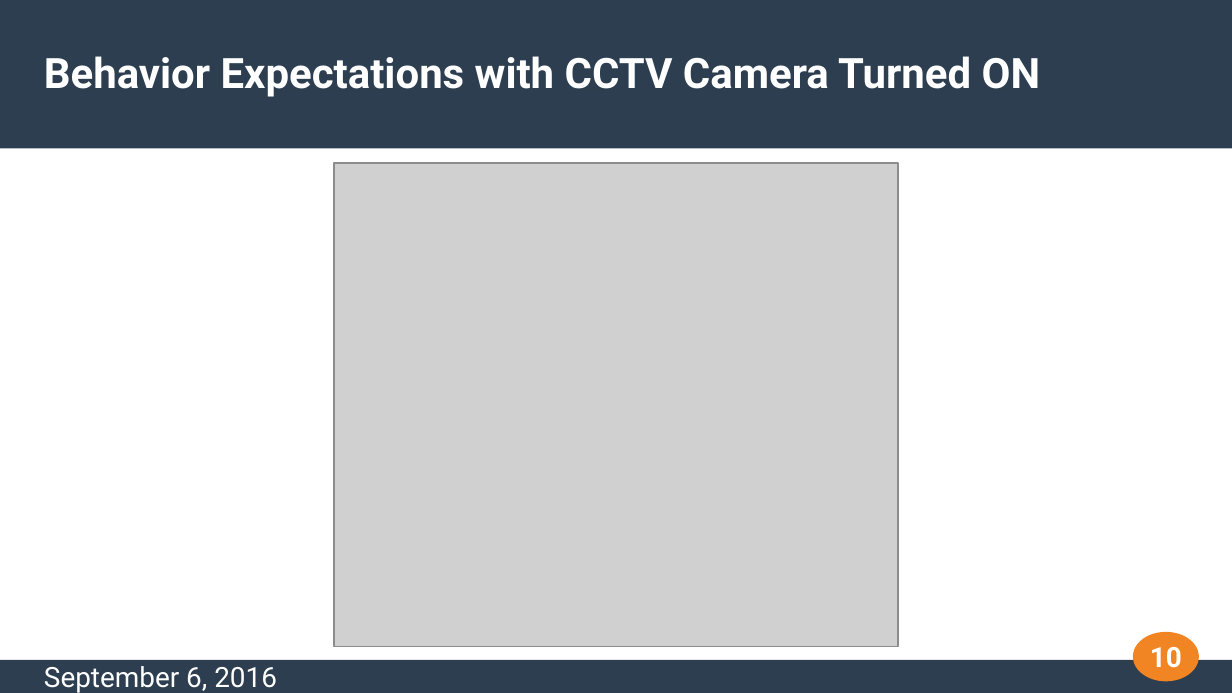
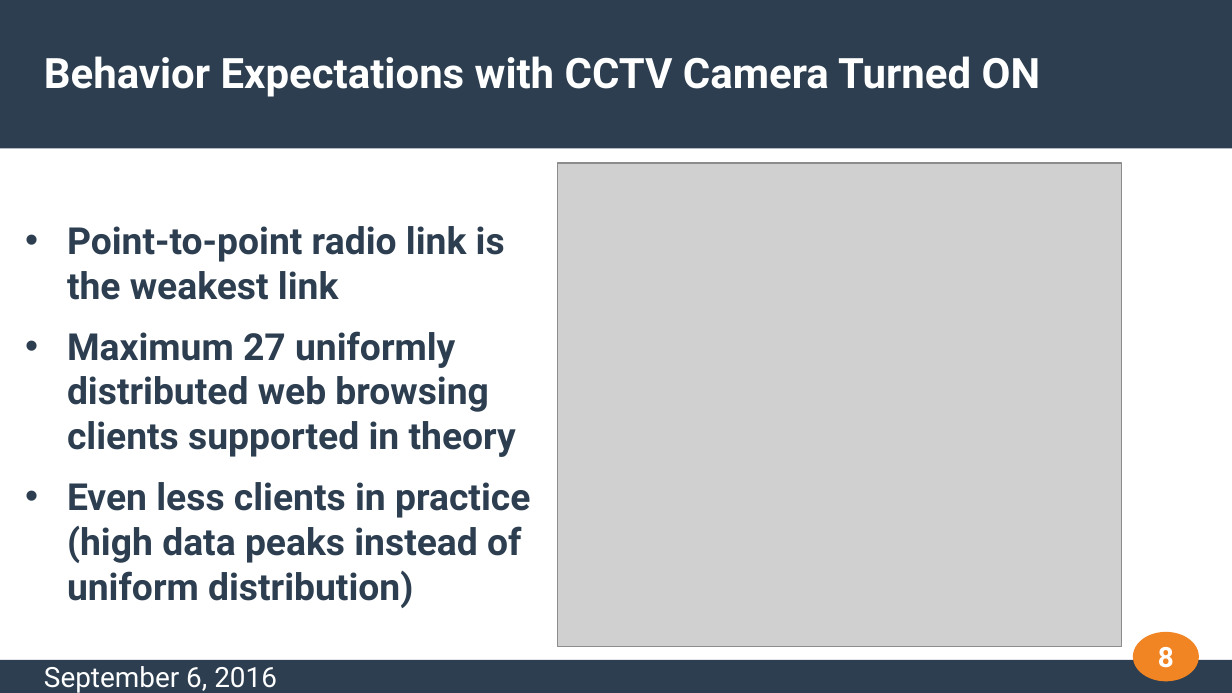
Before and after one commit to danploeger/omnetpp_university_network, a slide deck: slide 8 of Final_task/documentation/Presentation/presentation.pptx (slide 10 before the commit). Drawn at 1232x693 pixels with LibreOffice and Linux fonts; fonts in the diff are those of the drawing; grey boxes stand for pictures. Boxes give left, top, right and bottom in pixels: in the first picture for what was removed or moved away, otherwise in the second. Text is boxed around its words. In the diff, an @@ line names an element or a change of style, - is before the commit and + after.

```diff
--- a/Final_task/documentation/Presentation/presentation.pptx
+++ b/Final_task/documentation/Presentation/presentation.pptx
@@ picture: place and size @@
-picture at [334,163,899,647]
+picture at [558,163,1122,647]
@@ text added at [67,226,530,608], 24 pt, text #2C3E50, bold @@
+• Point-to-point radio link is the weakest link
+• Maximum 27 uniformly distributed web browsing clients supported in theory
+• Even less clients in practice (high data peaks instead of uniform distribution)
@@ page number at [1158,647,1174,668]: text changed @@
-10
+8
```
Also in this commit, not shown: 1 other slide changed, 3 slides removed.
